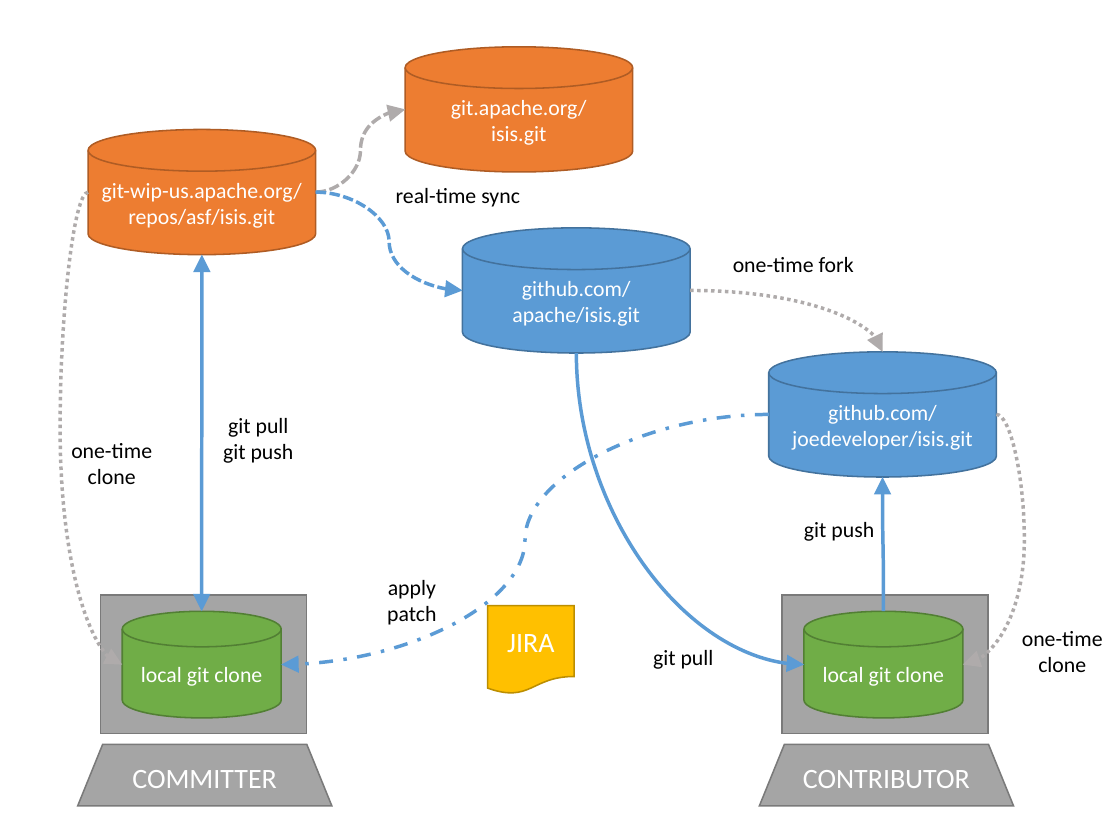
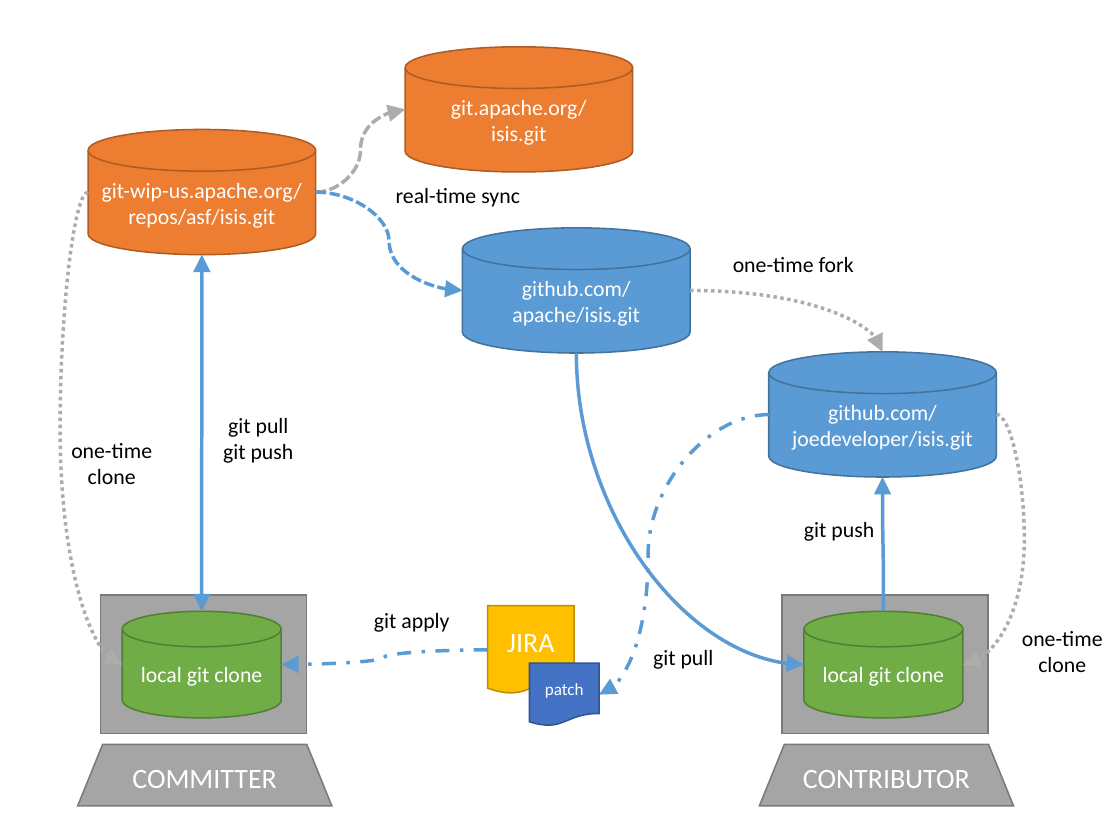
Before and after one commit to apache/causeway-site, a slide deck: slide 1 of content/contributors/resources/git-workflow.pptx. Drawn at 1120x840 pixels with LibreOffice and Linux fonts; fonts in the diff are those of the drawing. Boxes give left, top, right and bottom in pixels: in the first picture for what was removed or moved away, otherwise in the second. Text is boxed around its words. In the diff, an @@ line names an element or a change of style, - is before the commit and + after.

```diff
--- a/content/contributors/resources/git-workflow.pptx
+++ b/content/contributors/resources/git-workflow.pptx
@@ curved arrow moved from (768, 414) - (281, 664) to (768, 414) - (599, 694) @@
@@ text at box(374, 613, 449, 632): text changed @@
-apply
-patch
+git apply
@@ curved arrow added from (487, 650) to (281, 664), #5B9BD5 2.25 pt dashed @@
@@ flow chart document added at box(530, 663, 599, 726), fill #4472C4, outline #325491 1 pt, 11 pt, text #FFFFFF @@
+patch
```
Also in this commit, not shown: 1 other slide changed, 3 other files.
